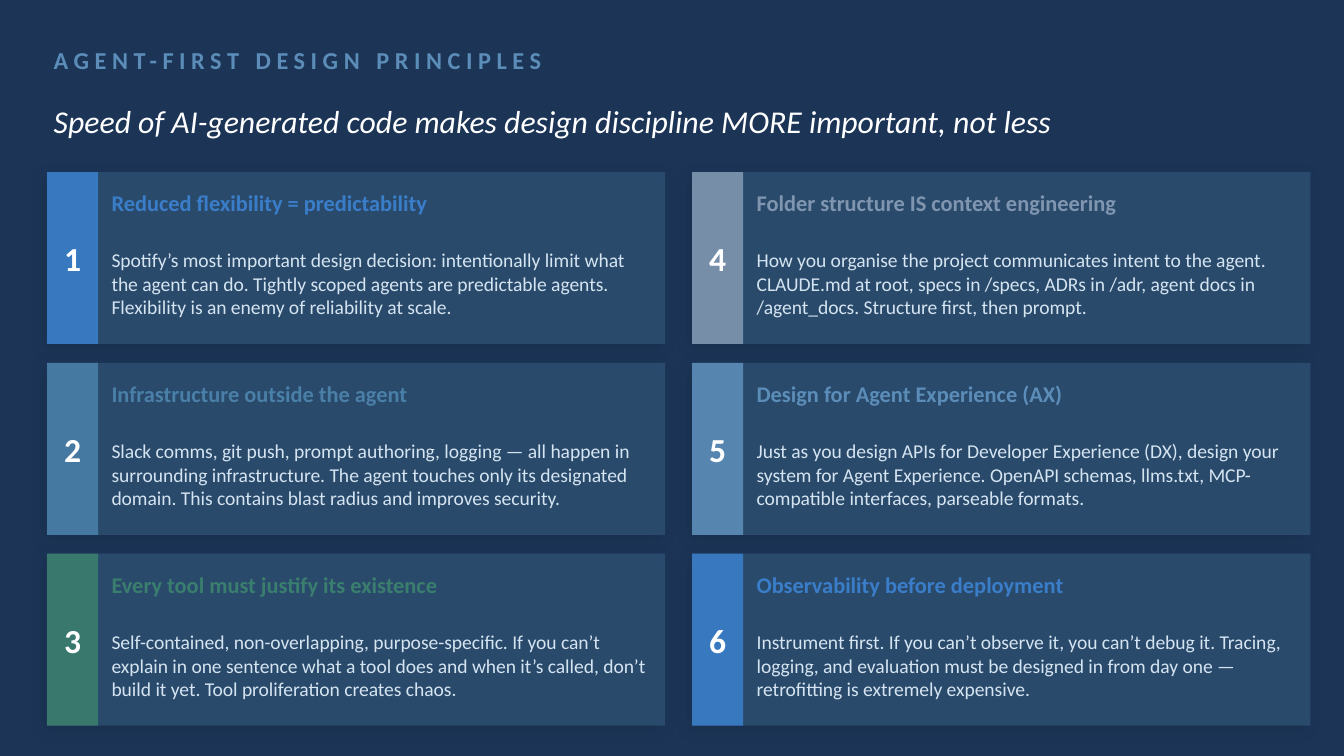
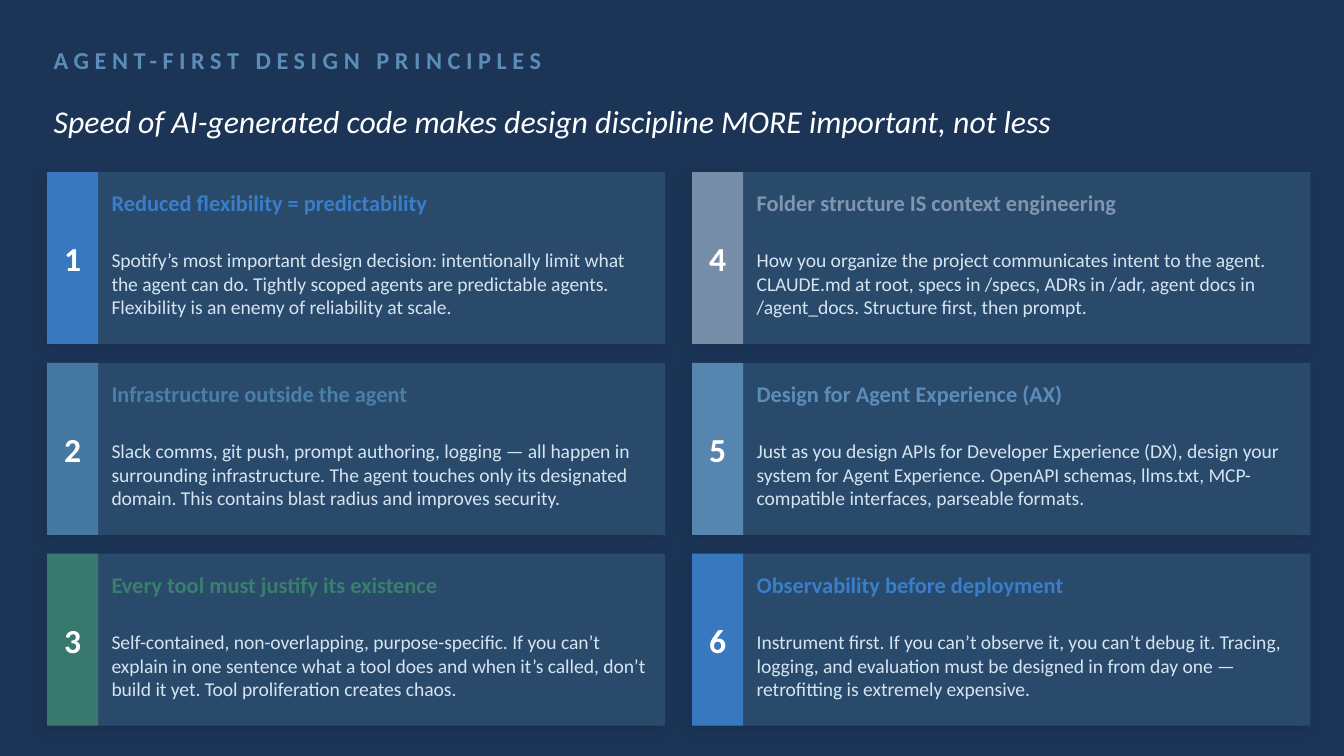
Before and after one commit to stainedhead/agentic-dev-training, a slide deck: slide 3 of slides/Module_10_Design_Reviews.pptx. Drawn at 1344x756 pixels with LibreOffice and Linux fonts; fonts in the diff are those of the drawing. Boxes give left, top, right and bottom in pixels: in the first picture for what was removed or moved away, otherwise in the second. Text is boxed around its words. In the diff, an @@ line names an element or a change of style, - is before the commit and + after.

```diff
--- a/slides/Module_10_Design_Reviews.pptx
+++ b/slides/Module_10_Design_Reviews.pptx
@@ text at (x1=757, y1=253, x2=1266, y2=318): text changed @@
-How you organise the project communicates intent to the agent. CLAUDE.md at root, specs in /specs, ADRs in /adr, agent docs in /agent_docs. Structure first, then prompt.
+How you organize the project communicates intent to the agent. CLAUDE.md at root, specs in /specs, ADRs in /adr, agent docs in /agent_docs. Structure first, then prompt.
```
Also in this commit, not shown: 3 other slides changed, 36 other files.
